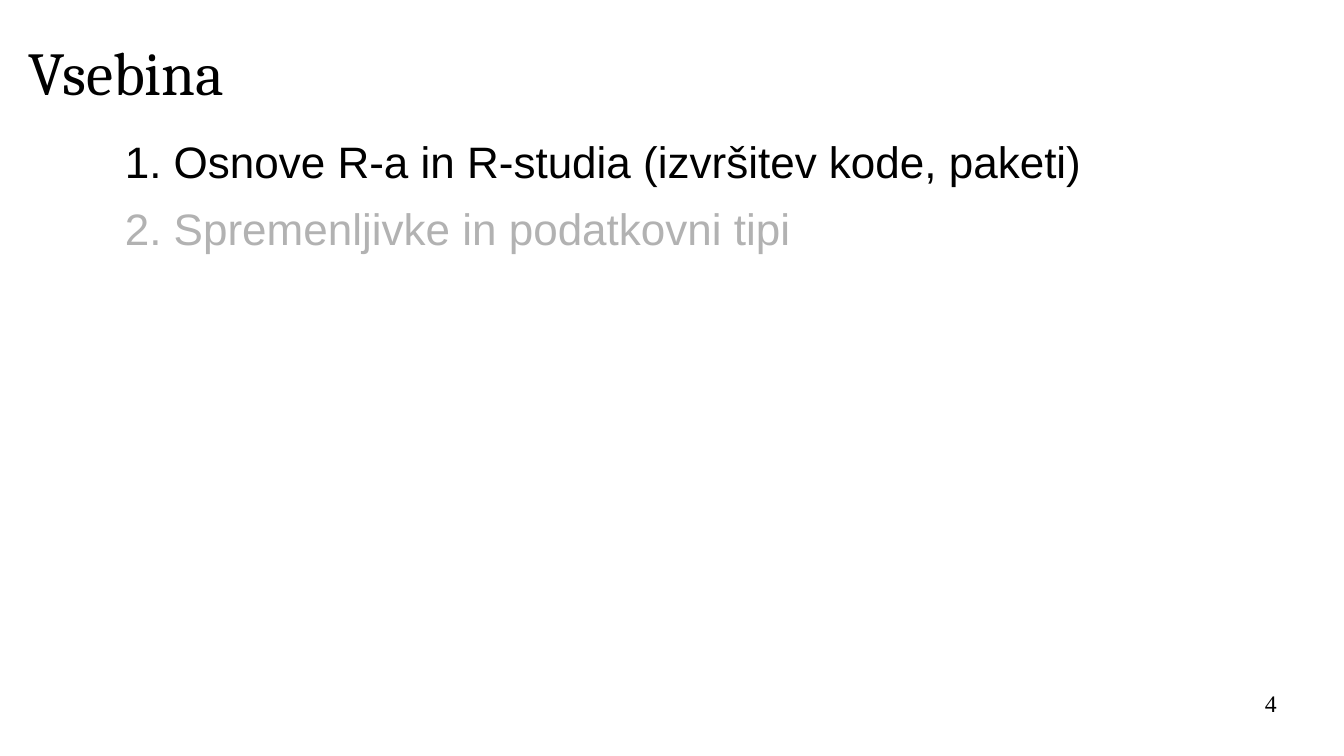
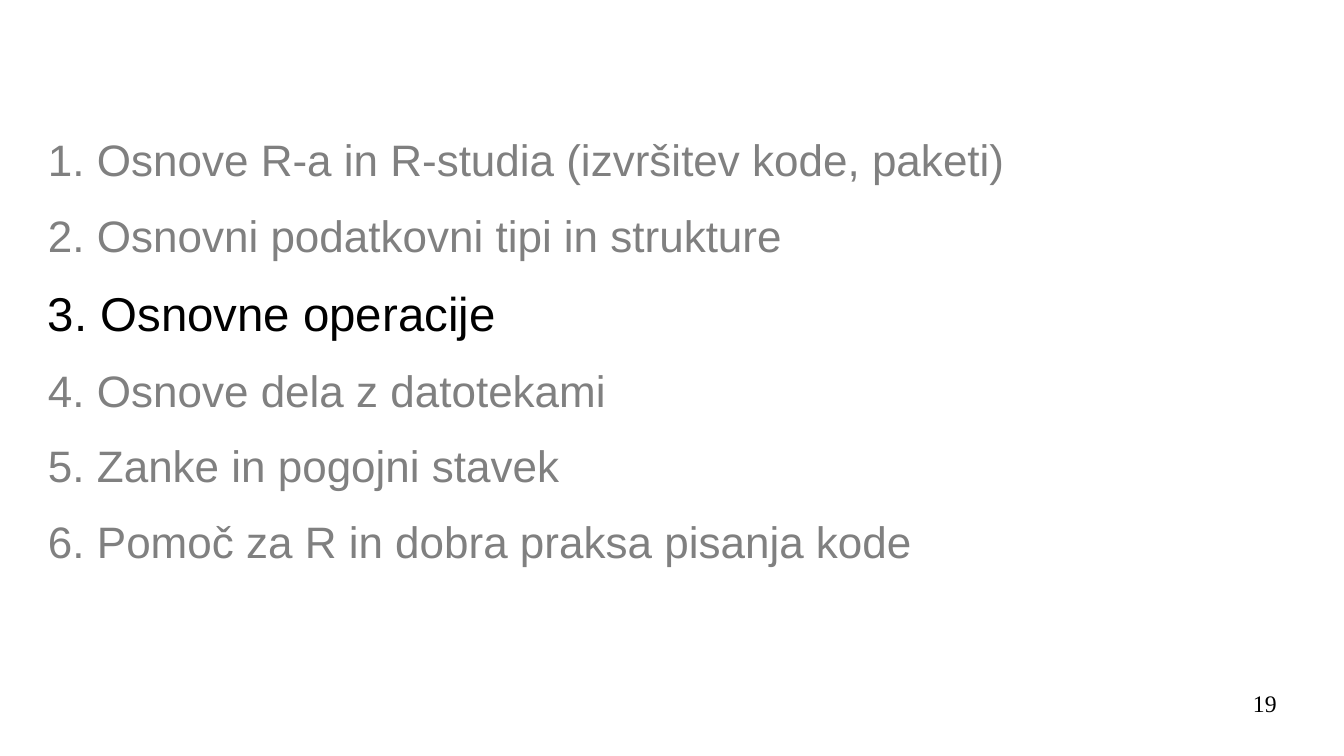
Before and after one commit to janaobsteter/R_tecaj, a slide deck: slide 19 of IT_Rtecaj.odp (slide 4 before the commit). Drawn at 1344x756 pixels with LibreOffice and Linux fonts; fonts in the diff are those of the drawing; background and template pictures are left out. Boxes give left, top, right and bottom in pixels: in the first picture for what was removed or moved away, otherwise in the second. Text is boxed around its words. In the diff, an @@ line names an element or a change of style, - is before the commit and + after.

```diff
--- a/IT_Rtecaj.odp
+++ b/IT_Rtecaj.odp
@@ title removed at (29, 52, 224, 96) @@
-Vsebina
@@ text at (48, 144, 1004, 185): text colour #000000 to #808080 in "1. Osnove R-a in R-studia (izvršitev kode, ..."; indent changed; line spacing 1 to 1.15 @@
@@ text "1. Osnove R-a in R-studia ...": place and size @@
-text "1. Osnove R-a in R-studia ..." at (125, 146, 1081, 254)
+text "1. Osnove R-a in R-studia ..." at (48, 144, 1004, 566)
@@ text at (48, 220, 911, 566): text changed; text colour #B2B2B2 to #808080 @@
-2. Spremenljivke in podatkovni tipi
+2. Osnovni podatkovni tipi in strukture
+3. Osnovne operacije
+4. Osnove dela z datotekami
+5. Zanke in pogojni stavek
+6. Pomoč za R in dobra praksa pisanja kode
@@ page number at (1253, 696, 1277, 713): text changed @@
-4
+19
```
Also in this commit, not shown: 29 other slides changed, 6 slides added.
